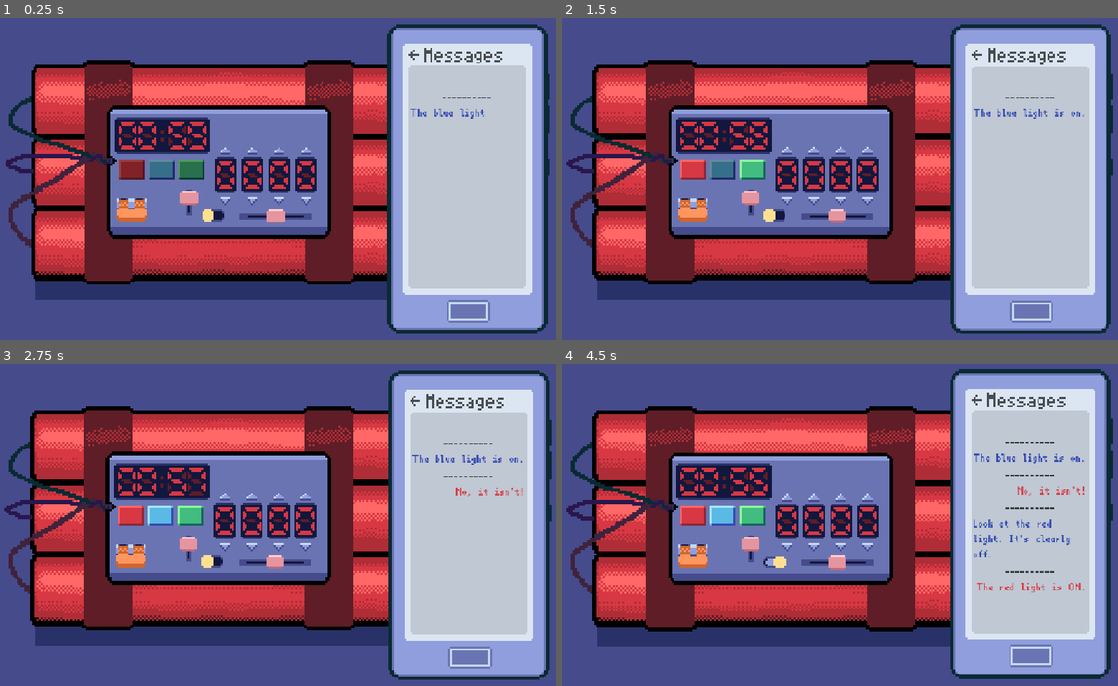
Above: before the commit, frames 1-4 (two rows, left to right).
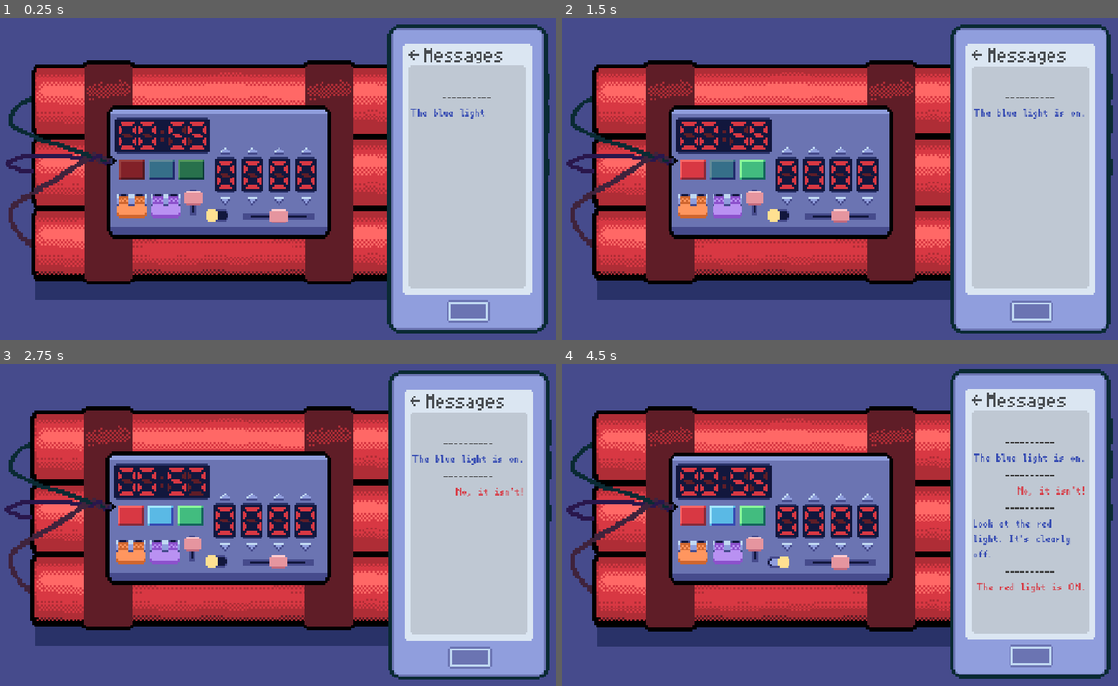
Above: after the commit, the same moments.

Repository: Mr-Excoem/brackeys-jam-2026-2
Game: Godot game, scene res://main.tscn
The game is run twice, just before and just after one commit, with the same random seed, the same clock (stepped at 60 frames per second) and the same inputs.
Inputs (mouse positions are in pixels of both pictures, inside the frame that each line leads up to):
- Up to frame 1 (0.25 s): no input
- Up to frame 2 (1.5 s): click (695, 169) at 0.5 s; click (751, 169) at 1.25 s
- Up to frame 3 (2.75 s): click (161, 515) at 2 s
- Up to frame 4 (4.5 s): click (784, 496) at 2.77 s; click (789, 547) at 3.52 s; click (773, 560) at 4.27 s

The runs differ from the first frame. In frame 1, 1.0% of the frame differs, in the area x 21-57%, y 53-64%; in frame 2, 1.0%; in frame 3, 1.0%, in the area x 20-57%, y 53-64%; in frame 4, 1.0%.

Commit message:
Added another circuit breaker for bomb

Diff:
--- a/brackeys-2026/bomb_scenes/bomb.tscn
+++ b/brackeys-2026/bomb_scenes/bomb.tscn
@@ -14,6 +14,36 @@
 [ext_resource type="PackedScene" uid="uid://dayd5ifpwc1wi" path="res://bomb_scenes/switcher.tscn" id="12_u88pq"]
 [ext_resource type="PackedScene" uid="uid://cu15vui710igs" path="res://bomb_scenes/slider.tscn" id="13_yl2ha"]
 [ext_resource type="PackedScene" uid="uid://c2vc1pfi4p82i" path="res://bomb_scenes/circuit_breaker.tscn" id="14_kcg1f"]
+[ext_resource type="Texture2D" uid="uid://dp0il4erij5bt" path="res://assets/CB_purple.png" id="15_5f48j"]
+
+[sub_resource type="AtlasTexture" id="AtlasTexture_8kqfw"]
+atlas = ExtResource("15_5f48j")
+region = Rect2(0, 0, 15, 18)
+
+[sub_resource type="AtlasTexture" id="AtlasTexture_mycuq"]
+atlas = ExtResource("15_5f48j")
+region = Rect2(15, 0, 15, 18)
+
+[sub_resource type="AtlasTexture" id="AtlasTexture_w1sre"]
+atlas = ExtResource("15_5f48j")
+region = Rect2(30, 0, 15, 18)
+
+[sub_resource type="SpriteFrames" id="SpriteFrames_ub3d8"]
+animations = [{
+"frames": [{
+"duration": 1.0,
+"texture": SubResource("AtlasTexture_8kqfw")
+}, {
+"duration": 1.0,
+"texture": SubResource("AtlasTexture_mycuq")
+}, {
+"duration": 1.0,
+"texture": SubResource("AtlasTexture_w1sre")
+}],
+"loop": false,
+"name": &"pull_up",
+"speed": 20.0
+}]
 
 [node name="Bomb" type="Sprite2D" unique_id=496275372]
 scale = Vector2(4, 4)
@@ -77,20 +107,24 @@
 position = Vector2(44.5, 3.75)
 
 [node name="Switcher" parent="." unique_id=286991036 instance=ExtResource("12_u88pq")]
-position = Vector2(-4, 21.75)
+position = Vector2(-2, 21.75)
 
 [node name="Slider" parent="." unique_id=1027060973 instance=ExtResource("13_yl2ha")]
-position = Vector2(27.5, 22)
+position = Vector2(29, 22)
 start_point = Vector2(-18, 0)
 end_point = Vector2(18, 0)
 
 [node name="Slider2" parent="." unique_id=489520889 instance=ExtResource("13_yl2ha")]
-position = Vector2(-16, 12.75)
+position = Vector2(-14, 12.75)
 start_point = Vector2(0, 9)
 end_point = Vector2(0, -4)
 
 [node name="CircuitBreaker" parent="." unique_id=115344838 instance=ExtResource("14_kcg1f")]
-position = Vector2(-45, 15.75)
+position = Vector2(-45, 14)
+
+[node name="CircuitBreaker2" parent="." unique_id=335460216 instance=ExtResource("14_kcg1f")]
+position = Vector2(-27.75, 14)
+sprite_frames = SubResource("SpriteFrames_ub3d8")
 
 [connection signal="state_changed" from="DigitalInput/NumberInput" to="DigitalInput" method="_on_number_state_changed"]
 [connection signal="state_changed" from="DigitalInput/NumberInput2" to="DigitalInput" method="_on_number_state_changed"]
